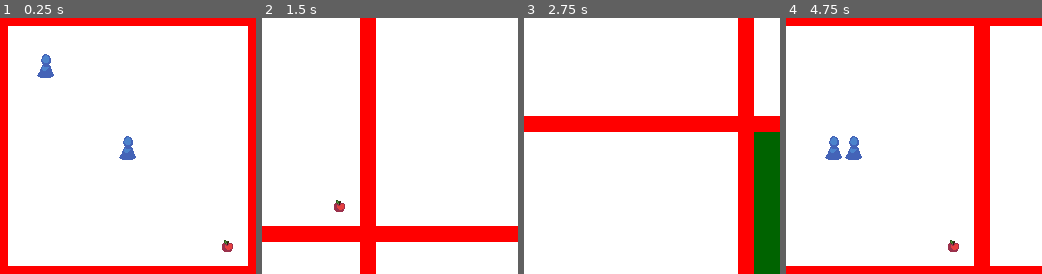
Above: before the commit, frames 1-4 (left to right).
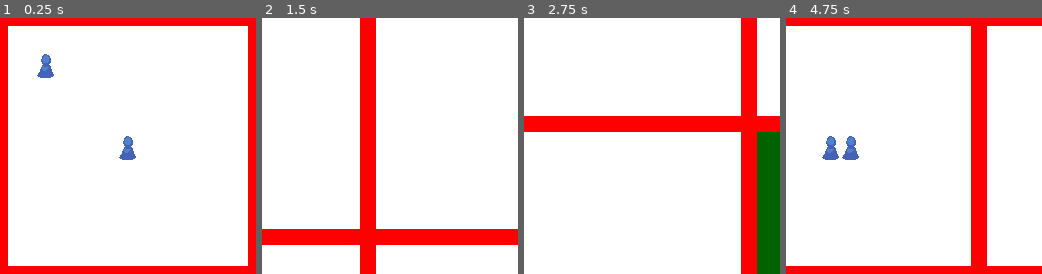
Above: after the commit, the same moments.

Repository: Branchlet-ANS/ldjam48
Game: Godot game, scene res://Main.tscn
Two runs of this game, one before a commit and one after it. Both use one fixed random seed, a clock stepped at 60 frames per second and the inputs below.
Inputs (mouse positions are in pixels of both pictures, inside the frame that each line leads up to):
- Up to frame 1 (0.25 s): no input
- Up to frame 2 (1.5 s): move the mouse to (446, 133) at 0.52 s; hold D (ui_right) 0.53-1.28 s; click (446, 133) at 0.67 s; move the mouse to (338, 158) at 1.27 s; hold S (ui_down) from 1.28 s (still down); click (338, 158) at 1.42 s
- Up to frame 3 (2.75 s): move the mouse to (677, 89) at 2.02 s; release S (ui_down) at 2.03 s; hold D (ui_right) from 2.03 s (still down); click (677, 89) at 2.17 s
- Up to frame 4 (4.75 s): move the mouse to (901, 197) at 2.77 s; release D (ui_right) at 2.78 s; hold W (ui_up) 2.78-3.53 s; click (901, 197) at 2.92 s; move the mouse to (990, 184) at 3.52 s; hold A (ui_left) from 3.53 s (still down); click (990, 184) at 3.67 s; move the mouse to (837, 107) at 4.27 s; click (837, 107) at 4.42 s

The runs differ from the first frame. In frame 1, 0.2% of the frame differs, in the area x 86-92%, y 86-92%; in frame 2, 2.4%; in frame 3, 2.2%; in frame 4, 2.9%, in the area x 14-80%, y 3-97%.

Commit message:
Cleanup. Start interactable

Diff:
--- a/godot/Camera2D.gd
+++ b/godot/Camera2D.gd
@@ -25,3 +25,6 @@
 	if abs(spd_x) == CAMERA_SPEED and abs(spd_y) == CAMERA_SPEED:
 		spd_x = sign(spd_x) * sqrt(1/2*pow(CAMERA_SPEED, 2))
 		spd_y = sign(spd_y) * sqrt(1/2*pow(CAMERA_SPEED, 2))
+
+func screen_position(event):
+	return event.get_position() - get_viewport_rect().size/2 + offset
--- a/godot/God.gd
+++ b/godot/God.gd
@@ -12,11 +12,11 @@
 	if event is InputEventMouseButton:
 		if(event.get_button_index() == 1):
 			if(event.is_pressed()):
-				select_pos_start = event.get_position() - get_viewport_rect().size/2 + camera.offset
+				select_pos_start = camera.screen_position(event)
 				select_pressed = true
 			else:
 				selected_characters = []
-				var select_pos_end = event.get_position() - get_viewport_rect().size/2 + camera.offset
+				var select_pos_end = camera.screen_position(event)
 				select_pressed = false
 				update()
 				for character in get_parent().characters:
@@ -26,15 +26,22 @@
 							max(select_pos_start.y, select_pos_end.y) - min(select_pos_start.y, select_pos_end.y)).intersects(
 								Rect2(character.position, character.collision_shape.shape.get_extents()))):
 						selected_characters.append(character)
+				for interactable in get_parent().interactables:
+					if (interactable.transform.origin - event.position).length() < 8:
+						interact(interactable)
+						break
 
 		elif(event.get_button_index() == 2):
 			for character in selected_characters:
-				character.target = event.position - get_viewport_rect().size/2  + camera.offset
+				character.target = camera.screen_position(event)
 
+func interact(interactable):
+	for character in get_parent().characters:
+		character.add_job(interactable)
 
 func _process(delta):
-	if(select_pressed):
-		update() #kaller _draw()
+	if select_pressed or selected_characters.size() > 0:
+		update()
 
 	if Input.is_action_pressed("ui_left"):
 		camera.spd_x = -camera.CAMERA_SPEED
@@ -53,3 +60,7 @@
 		var points = PoolVector2Array([pos1, Vector2(pos1.x, pos2.y),
 				pos2, Vector2(pos2.x, pos1.y)])
 		draw_polygon(points, PoolColorArray([Color(0.7, 0.7, 0.7, 0.6)]))
+	for character in selected_characters:
+		var pos = character.transform.origin
+		var points = PoolVector2Array([pos + Vector2(5, -20), pos + Vector2(-5, -20), pos + Vector2(0, -15)])
+		draw_polygon(points, PoolColorArray([Color(0.7, 0.7, 0.7, 0.6)]))
--- a/godot/Main.gd
+++ b/godot/Main.gd
@@ -2,21 +2,17 @@
 
 class_name Main
 
-onready var scene_item = preload("res://Item.tscn")
-onready var script_item = preload("res://Item.gd")
+onready var scene_gatherable = preload("res://Gatherable.tscn")
 onready var scene_character = preload("res://Character.tscn")
 onready var god : God = $God
 
 var characters : Array = []
-
-const WIDTH = 640
-const HEIGHT = 360
-
+var interactables: Array = []
 
 func _ready():
-	var item = scene_item.instance()
-	item.transform.origin = Vector2(100, 100)
-	add_child(item)
+#	var item = scene_gatherable.instance()
+#	item.transform.origin = Vector2(100, 100)
+#	add_child(item)
 	add_character(0, 0)
 	add_character(-100, -100)
 
@@ -26,5 +22,4 @@
 	character.transform.origin = Vector2(x, y)
 	characters.append(character)
 	add_child(character)
-	god.selected_characters.append(character) # temp
 	return character
--- a/godot/Main.tscn
+++ b/godot/Main.tscn
@@ -1,7 +1,6 @@
-[gd_scene load_steps=6 format=2]
+[gd_scene load_steps=5 format=2]
 
 [ext_resource path="res://God.gd" type="Script" id=1]
-[ext_resource path="res://Item.tscn" type="PackedScene" id=2]
 [ext_resource path="res://Main.gd" type="Script" id=3]
 [ext_resource path="res://ChunkGenerator.tscn" type="PackedScene" id=4]
 [ext_resource path="res://Camera2D.gd" type="Script" id=5]
@@ -9,15 +8,12 @@
 [node name="Main" type="Node"]
 script = ExtResource( 3 )
 
+[node name="Camera2D" type="Camera2D" parent="."]
+current = true
+script = ExtResource( 5 )
+
 [node name="God" type="Node2D" parent="."]
 z_index = 100
 script = ExtResource( 1 )
 
-[node name="Camera2D" type="Camera2D" parent="."]
-current = true
-script = ExtResource( 5 )
-
-[node name="Item" parent="." instance=ExtResource( 2 )]
-position = Vector2( 103.826, -65.1273 )
-
 [node name="ChunkGenerator" parent="." instance=ExtResource( 4 )]
Not shown: 1 places in godot/Gatherable.tscn that only renumber resources
